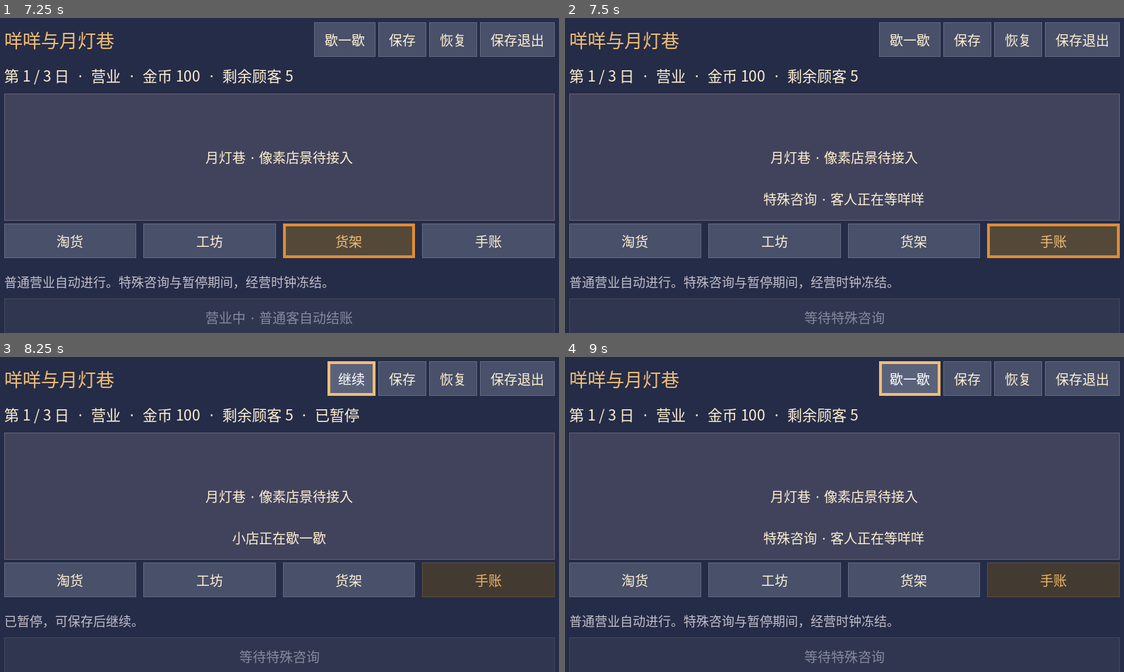
Above: before the commit, frames 1-4 (two rows, left to right).
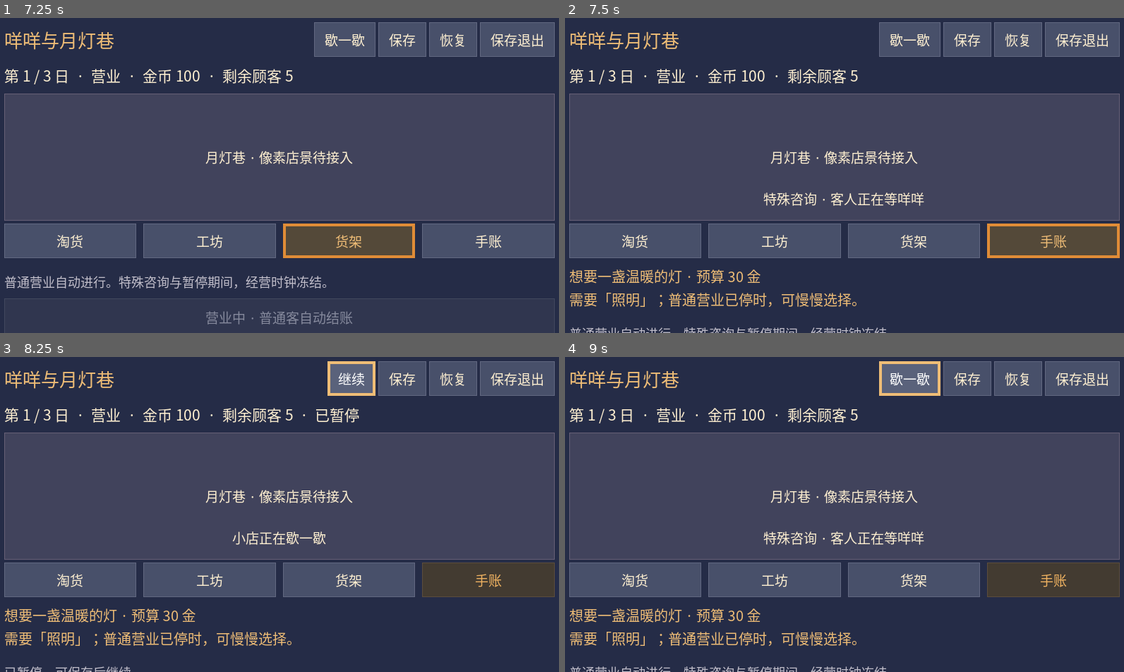
Above: after the commit, the same moments.

Repository: BossaMelon/meemee-moonlantern-lane
Game: Godot game, scene res://scenes/main.tscn
The game is run twice, just before and just after one commit, with the same random seed, the same clock (stepped at 60 frames per second) and the same inputs.
Inputs:
- Up to frame 1 (7.25 s): click "歇一歇" at 0.5 s; click "继续" at 1.25 s; click "保存" at 2 s; click "恢复" at 2.75 s; click "淘货完成，回店整备 →" at 3.5 s; click "开门营业 →" at 4.25 s; click "淘货" at 5 s; click "工坊" at 5.75 s; click "货架" at 6.5 s
- Up to frame 2 (7.5 s): click "手账" at 7.25 s
- Up to frame 3 (8.25 s): click "歇一歇" at 8 s
- Up to frame 4 (9 s): click "继续" at 8.75 s

Frame 1 is identical in both runs. In frame 2, 3.1% of the frame differs, in the area x 0-100%, y 79-100%; in frame 3, 2.4%; in frame 4, 3.1%.

Commit message:
fix(ui): defer input callbacks and keep consultation details visible

Diff:
--- a/game/ui/checks/interaction.gd
+++ b/game/ui/checks/interaction.gd
@@ -23,6 +23,8 @@
 	if not value:
 		failures.append(message)
 		push_error(message)
+		write_report()
+		quit(1)
 
 func frames(n: int = 3):
 	for _i in range(n): await process_frame
@@ -69,19 +71,16 @@
 			event.position = pos
 			event.pressed = down
 			Input.parse_input_event(event)
-			await frames(1)
 	else:
 		var motion = InputEventMouseMotion.new()
 		motion.position = pos
 		Input.parse_input_event(motion)
-		await frames(1)
 		for down in [true,false]:
 			var event = InputEventMouseButton.new()
 			event.position = pos
 			event.button_index = MOUSE_BUTTON_LEFT
 			event.pressed = down
 			Input.parse_input_event(event)
-			await frames(1)
 	await frames()
 	var v: Dictionary = ui.game.view()
 	print("INPUT ",mode," ",id," => ",v.day,"/",v.phase," cash=",v.cash)
@@ -98,6 +97,8 @@
 		ui.free()
 	root.size = size
 	ui = Main.instantiate()
+	expect(ui.has_method("get_action_control"),"main UI script must load")
+	if not ui.has_method("get_action_control"): return
 	# A separate temporary save for every input route; never touches player saves.
 	ui.save_path = folder+"/"+mode+"-save.json"
 	root.add_child(ui)
@@ -191,12 +192,66 @@
 func run():
 	var routes = OS.get_cmdline_user_args()
 	selected_routes = routes
+	if "consult" in routes:
+		await check_consult_layout()
+		return
+	if "resume" in routes:
+		await resume_saved_route()
+		return
 	if routes.is_empty() or "mouse" in routes: await run_route("mouse",Vector2i(1280,720))
 	if failures.is_empty() and (routes.is_empty() or "touch" in routes): await run_route("touch",Vector2i(960,640))
 	if failures.is_empty() and (routes.is_empty() or "pad" in routes): await run_route("pad",Vector2i(960,640))
+	write_report()
+	print("P02 UI checks: ",checks,"; failures: ",failures.size())
+	quit(0 if failures.is_empty() else 1)
+
+func write_report():
 	var report = {"suite":"P02 UI synthetic input regression","checks":checks,"failures":failures,"trace":trace,"display":DisplayServer.get_name(),"engine":Engine.get_version_info().string}
 	var file = FileAccess.open(folder+"/interaction-"+("all" if selected_routes.is_empty() else "-".join(selected_routes))+"-report.json",FileAccess.WRITE)
 	file.store_string(JSON.stringify(report,"  "))
 	file.close()
-	print("P02 UI checks: ",checks,"; failures: ",failures.size())
+
+func resume_saved_route():
+	mode = "mouse"
+	var path = folder+"/mouse-save.json"
+	expect(FileAccess.file_exists(path),"previous engine process left a real save")
+	var expected = JSON.parse_string(FileAccess.get_file_as_string(path))
+	await fresh(Vector2i(1280,720))
+	await activate("load")
+	expect(JSON.parse_string(JSON.stringify(ui.game.snapshot())) == expected,"new engine process restores full persisted state")
+	expect(ui.view.finished,"new engine process restores day-three completion")
+	await screenshot("mouse-restarted")
+	var before: Dictionary = ui.game.snapshot()
+	await activate("primary")
+	expect(ui.game.snapshot() == before,"completed journey save cannot repeat settlement")
+	write_report()
+	await activate("quit")
+	expect(false,"save-and-quit must exit the engine")
+
+func check_consult_layout():
+	mode = "pad"
+	await fresh(Vector2i(960,640))
+	ui.save_path = folder+"/pad-save.json.bak"
+	await activate("load")
+	expect(ui.view.phase == "trading","consult fixture is a real earlier trading save")
+	if ui.view.paused: await activate("pause")
+	var guard = 0
+	while ui.view.pending.is_empty() and guard < 100:
+		await create_timer(0.1).timeout
+		guard += 1
+	expect(not ui.view.pending.is_empty(),"real customer reaches consultation")
+	expect(ui.order_caption.visible and not ui.order_caption.text.is_empty(),"request and budget remain outside scrolling actions")
+	expect(Rect2(Vector2.ZERO,root.size).encloses(ui.order_caption.get_global_rect()),"request caption stays on screen")
+	var frozen: Dictionary = ui.game.snapshot()
+	await create_timer(1.15).timeout
+	expect(ui.game.snapshot() == frozen,"consultation remains frozen")
+	await screenshot("pad-consult-fixed")
+	var served = false
+	for option in ui.view.pending.options:
+		if option.available:
+			await activate("fulfill_"+option.item_id)
+			served = true
+			break
+	expect(served,"matching recommendation remains reachable with D-pad/A")
+	write_report()
 	quit(0 if failures.is_empty() else 1)
--- a/game/ui/main.gd
+++ b/game/ui/main.gd
@@ -9,6 +9,9 @@
 const PANEL = Color("343953")
 const PHASES = {"shopping":"淘货", "preparation":"整备", "trading":"营业", "closing":"收工", "settled":"日结"}
 const EFFECTS = {"writing":"书写", "home":"家居", "light":"照明", "waterproof":"防水", "material":"材料", "device":"装配奇物"}
+@export_file("*.png") var interior_art_path = ""
+@export_file("*.png") var lane_art_path = ""
+
 const TIER_NAMES = {"friendly":"亲民 90%", "standard":"标准 100%", "premium":"精品 115%"}
 var game = Session.new(20261025)
 var view: Dictionary = {}
@@ -27,6 +30,7 @@
 var margin: MarginContainer
 var status: Label
 var phase_hint: Label
+var order_caption: Label
 var content: BoxContainer
 var shop_column: VBoxContainer
 var illustration: Control
@@ -44,6 +48,7 @@
 var refresh_serial = 0
 var save_path = "user://moonlantern.json"
 var clock_accumulator = 0.0
+var body_context = ""
 
 func _ready():
 	get_tree().auto_accept_quit = false
@@ -179,6 +184,8 @@
 	art_panel.size_flags_vertical = Control.SIZE_EXPAND_FILL
 	shop_column.add_child(art_panel)
 	illustration = ShopCanvas.new()
+	illustration.shop_texture_path = interior_art_path
+	illustration.lane_texture_path = lane_art_path
 	art_panel.add_child(illustration)
 	shop_caption = _label("",18,MUTED)
 	shop_column.add_child(shop_caption)
@@ -196,6 +203,9 @@
 		var button = _button("tab_"+tab_id,entry[1],_select_tab.bind(tab_id))
 		button.size_flags_horizontal = Control.SIZE_EXPAND_FILL
 		tabs.add_child(button)
+	order_caption = _label("",20,GOLD)
+	order_caption.visible = false
+	notebook.add_child(order_caption)
 	scroll = ScrollContainer.new()
 	scroll.size_flags_vertical = Control.SIZE_EXPAND_FILL
 	scroll.size_flags_horizontal = Control.SIZE_EXPAND_FILL
@@ -244,11 +254,10 @@
 	button.name = key.replace(":","_")
 	button.set_meta("action_id",key)
 	button.text = value
-	button.mouse_filter = Control.MOUSE_FILTER_PASS
 	button.custom_minimum_size = Vector2(48,48)
 	button.focus_mode = Control.FOCUS_ALL
 	button.disabled = not enabled
-	button.pressed.connect(callback)
+	button.pressed.connect(callback,CONNECT_DEFERRED)
 	button.focus_entered.connect(_focus_visible.bind(button))
 	action_controls[key] = button
 	return button
@@ -276,6 +285,12 @@
 	for key in action_controls.keys():
 		if not is_instance_valid(action_controls[key]) or not action_controls[key].is_inside_tree(): action_controls.erase(key)
 	view = game.view()
+	var context = str(view.phase)+":"+tab+":"+str(view.pending.get("id",""))
+	if context != body_context: old_scroll = 0
+	body_context = context
+	order_caption.visible = not view.pending.is_empty()
+	if order_caption.visible:
+		order_caption.text = "%s · 预算 %d 金\n需要「%s」；普通营业已停时，可慢慢选择。" % [view.pending.text,view.pending.budget,_effects(view.pending.required)]
 	status.text = "第 %d / 3 日  ·  %s  ·  金币 %d  ·  剩余顾客 %d%s" % [view.day,PHASES[view.phase],view.cash,view.customers_remaining,"  ·  已暂停" if view.paused else ""]
 	pause_button.text = "继续" if view.paused else "歇一歇"
 	illustration.set_state(view)
@@ -300,6 +315,7 @@
 	phase_hint.text = "已暂停，可保存后继续。" if view.paused else hints[view.phase]
 	primary.text = {"shopping":"淘货完成，回店整备 →", "preparation":"开门营业 →", "trading":"等待特殊咨询" if not view.pending.is_empty() else "营业中 · 普通客自动结账", "closing":"收好招牌，查看日结 →", "settled":"保存三日回忆" if view.finished else "休息，迎接第 %d 日 →" % (int(view.day)+1)}[view.phase]
 	primary.disabled = view.phase == "trading"
+	primary.visible = view.pending.is_empty()
 	feedback.text = messages.back() if not messages.is_empty() else ""
 	# Pausing freezes all economic input, including buttons shown by a pending order.
 	if view.paused:
@@ -316,7 +332,13 @@
 	if action_controls.has(focus_id) and not action_controls[focus_id].disabled:
 		action_controls[focus_id].grab_focus()
 	else:
-		var fallback = "pause" if view.paused else ("special_decline" if not view.pending.is_empty() else "primary")
+		var fallback = "pause" if view.paused else "primary"
+		if not view.paused and not view.pending.is_empty():
+			fallback = "special_decline"
+			for option in view.pending.options:
+				if option.available:
+					fallback = "fulfill_"+str(option.item_id)
+					break
 		if action_controls.has(fallback) and not action_controls[fallback].disabled:
 			action_controls[fallback].grab_focus()
 		elif not ordered_controls.is_empty(): ordered_controls[0].grab_focus()
@@ -472,8 +494,6 @@
 func _build_special():
 	var pending = view.pending
 	body.add_child(_label("特别咨询 · 这里可以慢慢想",25,GOLD))
-	body.add_child(_label(pending.text,23))
-	body.add_child(_label("需要「%s」 · 预算 %d 金\n选择期间普通营业与经营时钟暂停。" % [_effects(pending.required),pending.budget],19,MUTED))
 	for option in pending.options:
 		if option.available or _inventory(option.item_id).shelf>0:
 			var card = _card()
Not shown, added: game/ui/README.md
